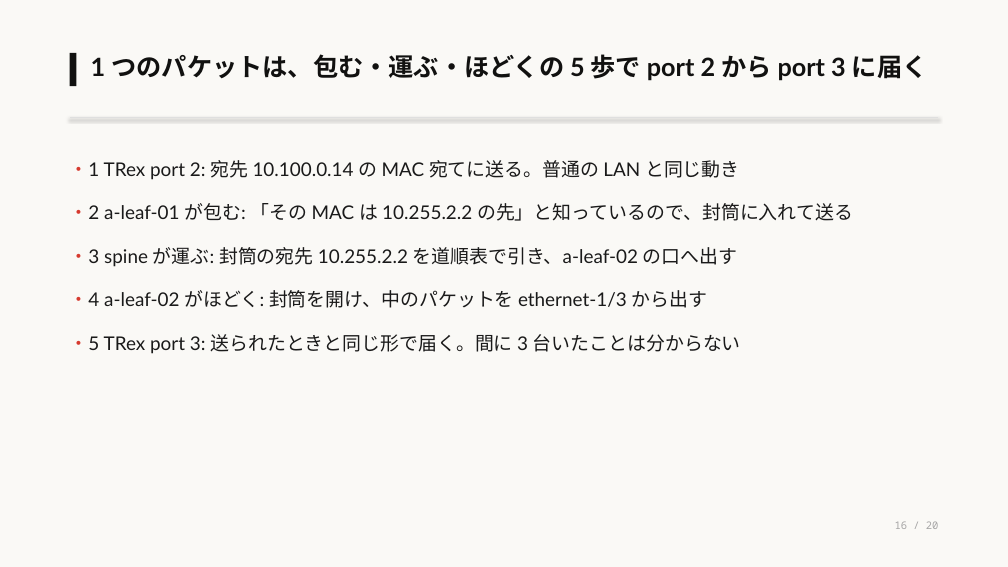
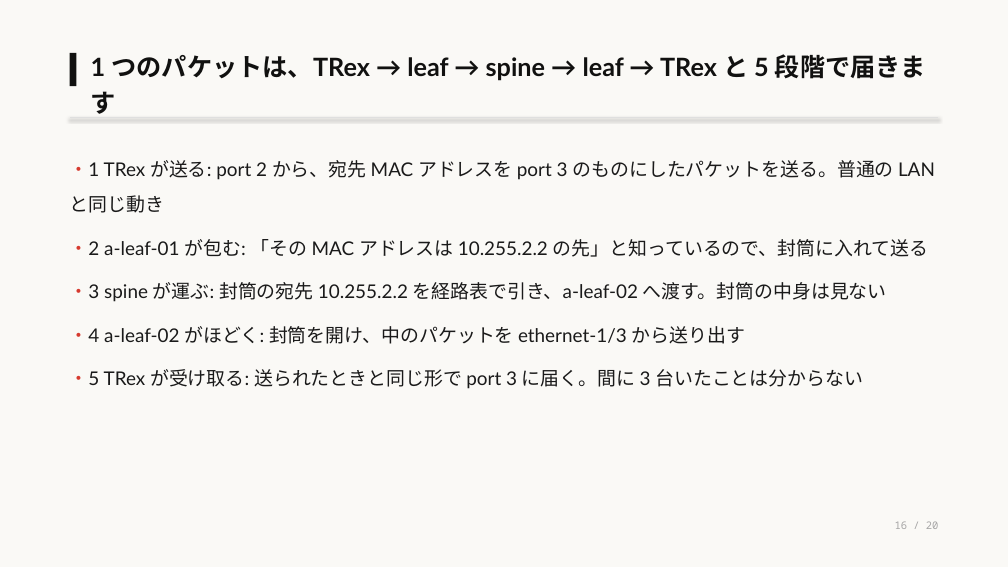
Before and after one commit to eddie-eights/nwc-poc, a slide deck: slide 16 of docs/lab-network-architecter.pptx. Drawn at 1008x567 pixels with LibreOffice and Linux fonts; fonts in the diff are those of the drawing. Boxes give left, top, right and bottom in pixels: in the first picture for what was removed or moved away, otherwise in the second. Text is boxed around its words. In the diff, an @@ line names an element or a change of style, - is before the commit and + after.

```diff
--- a/docs/lab-network-architecter.pptx
+++ b/docs/lab-network-architecter.pptx
@@ text at bbox=[91, 54, 926, 114]: text changed @@
-1 つのパケットは、包む・運ぶ・ほどくの 5 歩で port 2 から port 3 に届く
+1 つのパケットは、TRex → leaf → spine → leaf → TRex と 5 段階で届きます
@@ text at bbox=[70, 160, 935, 389]: text changed @@
-・1 TRex port 2: 宛先 10.100.0.14 の MAC 宛てに送る。普通の LAN と同じ動き
-・2 a-leaf-01 が包む: 「その MAC は 10.255.2.2 の先」と知っているので、封筒に入れて送る
-・3 spine が運ぶ: 封筒の宛先 10.255.2.2 を道順表で引き、a-leaf-02 の口へ出す
-・4 a-leaf-02 がほどく: 封筒を開け、中のパケットを ethernet-1/3 から出す
-・5 TRex port 3: 送られたときと同じ形で届く。間に 3 台いたことは分からない
+・1 TRex が送る: port 2 から、宛先 MAC アドレスを port 3 のものにしたパケットを送る。普通の LAN と同じ動き
+・2 a-leaf-01 が包む: 「その MAC アドレスは 10.255.2.2 の先」と知っているので、封筒に入れて送る
+・3 spine が運ぶ: 封筒の宛先 10.255.2.2 を経路表で引き、a-leaf-02 へ渡す。封筒の中身は見ない
+・4 a-leaf-02 がほどく: 封筒を開け、中のパケットを ethernet-1/3 から送り出す
+・5 TRex が受け取る: 送られたときと同じ形で port 3 に届く。間に 3 台いたことは分からない
```
Also in this commit, not shown: 19 other slides changed, 1 other file.
